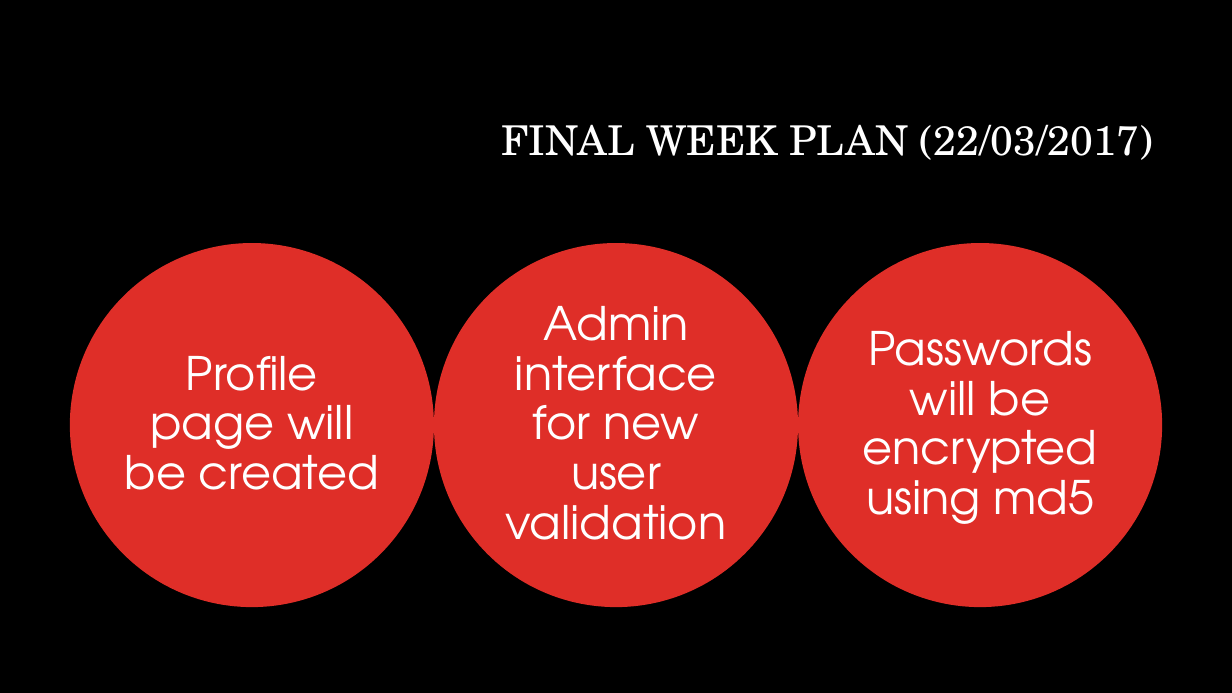
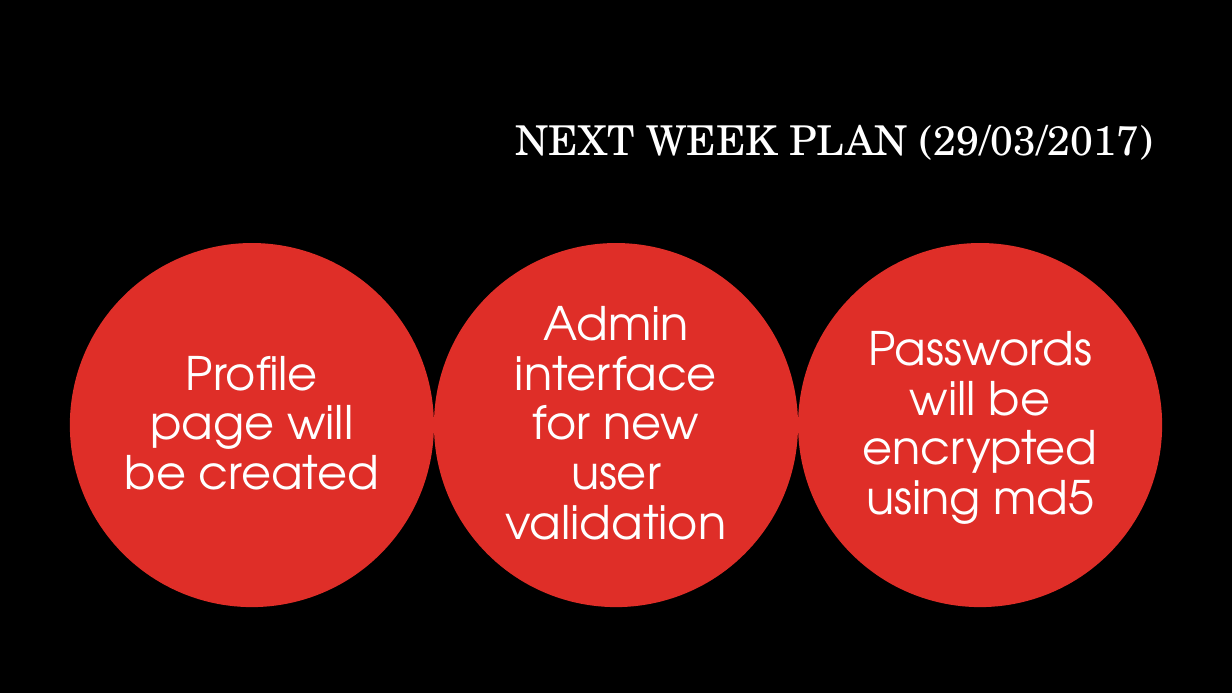
Before and after one commit to priyasatbhaya/IT_WEBD, a slide deck: slide 33 of Internet and web technology new ppt.pptx. Drawn at 1232x693 pixels with LibreOffice and Linux fonts; fonts in the diff are those of the drawing; background and template pictures are left out. Boxes give left, top, right and bottom in pixels: in the first picture for what was removed or moved away, otherwise in the second. Text is boxed around its words. In the diff, an @@ line names an element or a change of style, - is before the commit and + after.

```diff
--- a/Internet and web technology new ppt.pptx
+++ b/Internet and web technology new ppt.pptx
@@ title at [515, 124, 1153, 160]: text changed @@
-FINAL WEEK PLAN (22/03/2017)
+NEXT WEEK PLAN (29/03/2017)
```
Also in this commit, not shown: 11 other slides changed, 6 slides added, 1 slide removed, 9 other files.
